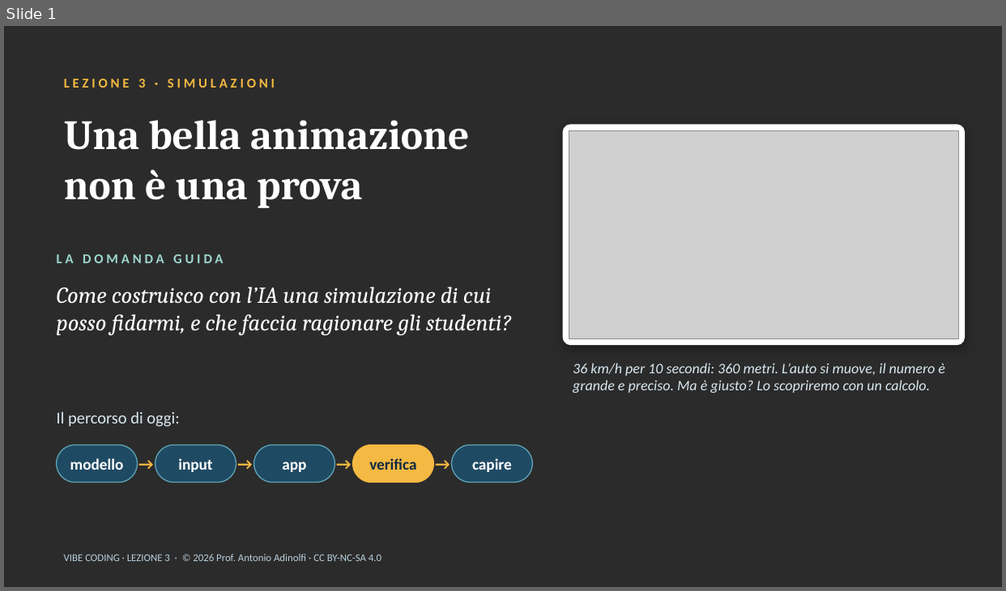
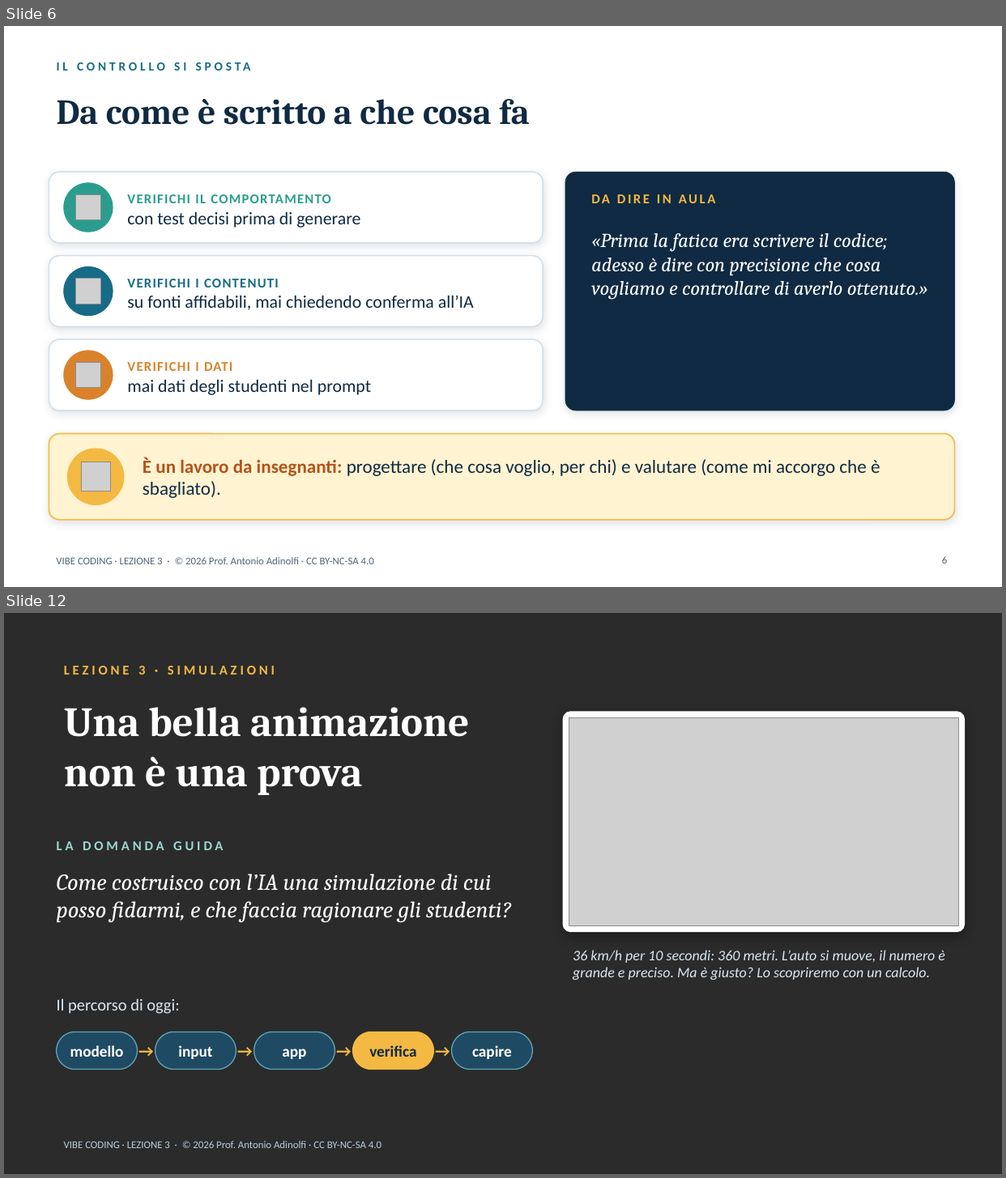
Before and after one commit to antonioadinolfi/scuola, a slide deck: corso-vibe-coding/materiali/Lezione_3_Vibe_Coding_Simulazioni.pptx. Shown one above the other, each under a label of ours: slide 1 before the commit, slides 6 and 12 after it; the slides between them are not shown. The pictures are 1006x591 and 1006x1178 pixels, drawn with LibreOffice and Linux fonts; fonts in the diff are those of the drawing; grey boxes stand for pictures; background and template pictures are left out; a plain dark background stands for a picture behind light text. Boxes give left, top, right and bottom in pixels: in the first picture for what was removed or moved away, otherwise in the second. Text is boxed around its words. In the diff, an @@ line names an element or a change of style, - is before the commit and + after.

```diff
--- a/corso-vibe-coding/materiali/Lezione_3_Vibe_Coding_Simulazioni.pptx
+++ b/corso-vibe-coding/materiali/Lezione_3_Vibe_Coding_Simulazioni.pptx
@@ slide 6 added at (x1=4, y1=26, x2=1002, y2=587), background picture (left out) @@
@@ text added at (x1=49, y1=54, x2=498, y2=80), 12 pt, text #176B87, bold @@
+IL CONTROLLO SI SPOSTA
@@ title added at (x1=57, y1=99, x2=530, y2=125), 34 pt, text #102A43, bold @@
+Da come è scritto a che cosa fa
@@ rounded rectangle added at (x1=49, y1=172, x2=543, y2=243), fill #FFFFFF, outline #D5DFE8 1.25 pt @@
@@ ellipse added at (x1=64, y1=183, x2=113, y2=232), fill #2A9D8F, outline #2A9D8F 1 pt @@
@@ picture added at (x1=76, y1=195, x2=101, y2=220) @@
@@ text added at (x1=127, y1=194, x2=360, y2=228), 17 pt, text #102A43 @@
+VERIFICHI IL COMPORTAMENTO
+con test decisi prima di generare
@@ rounded rectangle added at (x1=565, y1=172, x2=955, y2=411), fill #102A43, outline #102A43 0.5 pt @@
@@ text added at (x1=591, y1=194, x2=716, y2=203), 13 pt, text #F4B942, bold @@
+DA DIRE IN AULA
@@ text added at (x1=591, y1=233, x2=928, y2=300), 19 pt, text #FFFFFF, italic @@
+«Prima la fatica era scrivere il codice; adesso è dire con precisione che cosa vogliamo e controllare di averlo ottenuto.»
@@ rounded rectangle added at (x1=49, y1=256, x2=543, y2=327), fill #FFFFFF, outline #D5DFE8 1.25 pt @@
@@ ellipse added at (x1=64, y1=267, x2=113, y2=316), fill #176B87, outline #176B87 1 pt @@
@@ picture added at (x1=76, y1=279, x2=101, y2=305) @@
@@ text added at (x1=127, y1=279, x2=474, y2=310), 17 pt, text #102A43 @@
+VERIFICHI I CONTENUTI
+su fonti affidabili, mai chiedendo conferma all’IA
@@ rounded rectangle added at (x1=49, y1=339, x2=543, y2=411), fill #FFFFFF, outline #D5DFE8 1.25 pt @@
@@ ellipse added at (x1=64, y1=351, x2=113, y2=399), fill #D9822B, outline #D9822B 1 pt @@
@@ picture added at (x1=76, y1=363, x2=101, y2=388) @@
@@ text added at (x1=127, y1=362, x2=371, y2=395), 17 pt, text #102A43 @@
+VERIFICHI I DATI
+mai dati degli studenti nel prompt
@@ rounded rectangle added at (x1=49, y1=434, x2=955, y2=520), fill #FFF3D1, outline #F4B942 1.25 pt @@
@@ ellipse added at (x1=68, y1=449, x2=124, y2=506), fill #F4B942, outline #F4B942 1 pt @@
@@ picture added at (x1=81, y1=463, x2=110, y2=492) @@
@@ text added at (x1=143, y1=457, x2=880, y2=498), 18 pt, text #102A43 @@
+È un lavoro da insegnanti: progettare (che cosa voglio, per chi) e valutare (come mi accorgo che è sbagliato).
@@ text added at (x1=56, y1=557, x2=374, y2=565), 10 pt, text #52657A @@
+VIBE CODING · LEZIONE 3 · © 2026 Prof. Antonio Adinolfi · CC BY-NC-SA 4.0
@@ page number added at (x1=942, y1=557, x2=947, y2=564), 10 pt, text #52657A @@
+6
@@ what was slide 1 is now slide 12 @@
```
Also in this commit, not shown: 14 other slides added, 2 other files.
